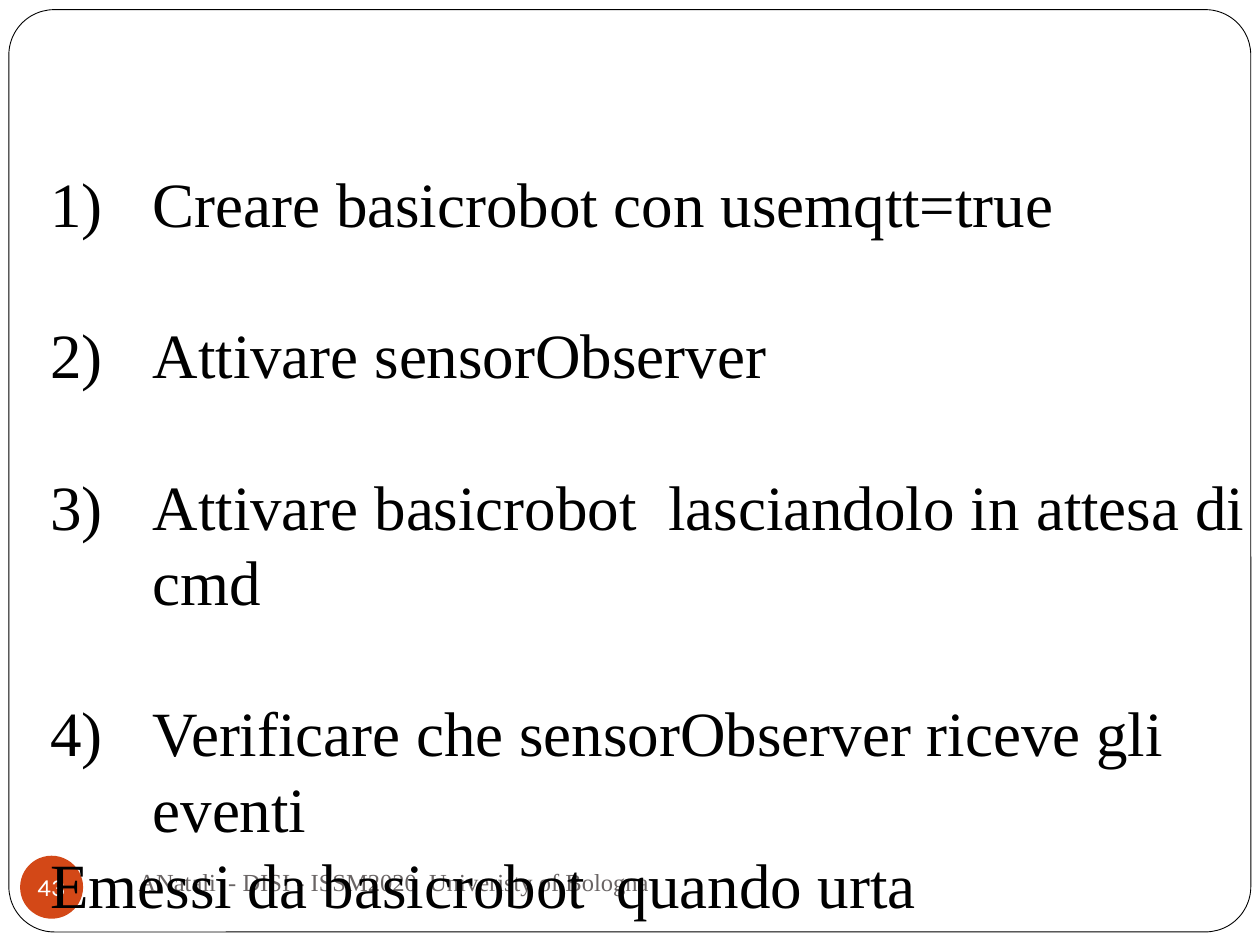
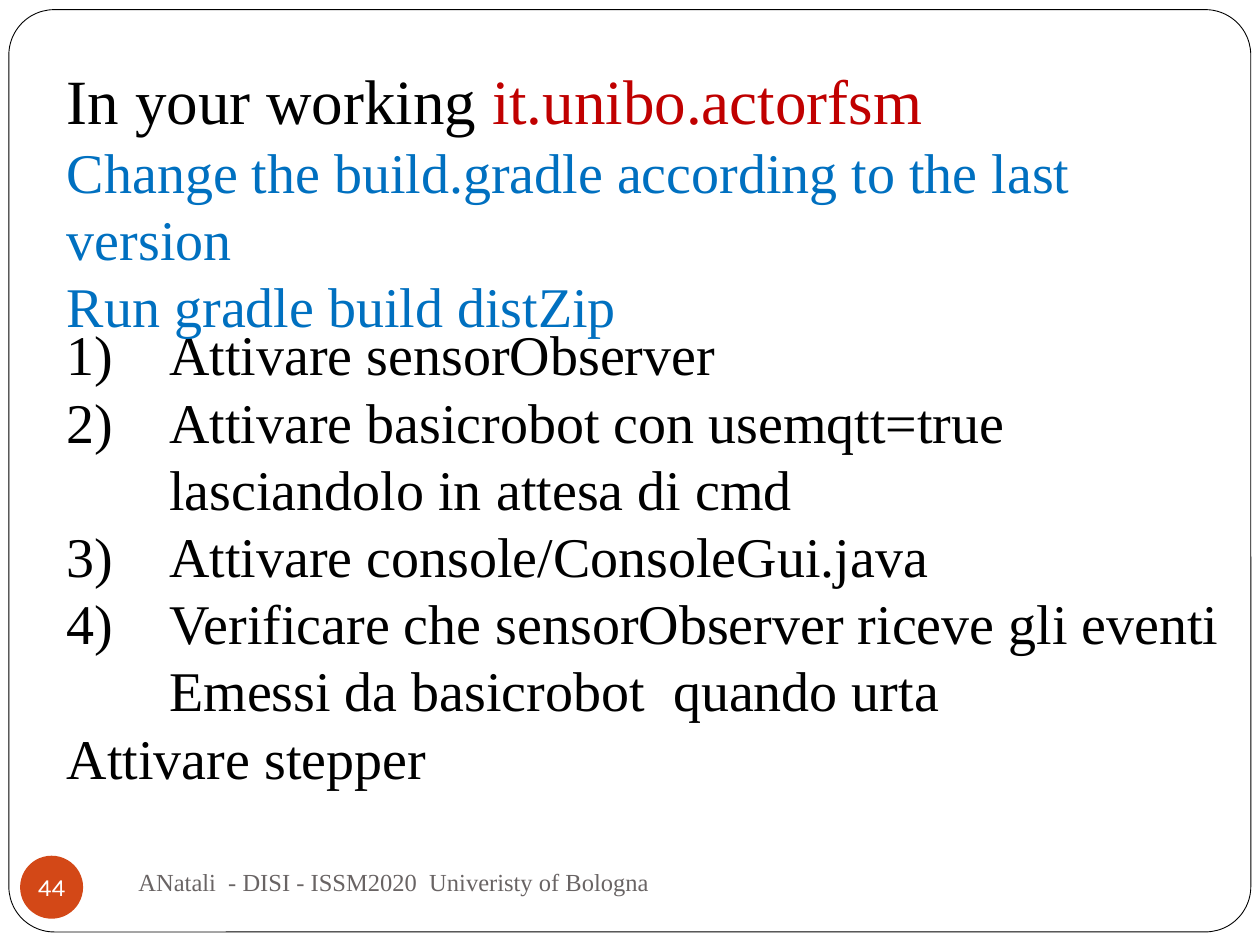
Before and after one commit to anatali/iss2020LabBo, a slide deck: slide 44 of it.unibo.issLabStart/userDocs/ISSM2020.pptx (slide 43 before the commit). Drawn at 1260x945 pixels with LibreOffice and Linux fonts; fonts in the diff are those of the drawing. Boxes give left, top, right and bottom in pixels: in the first picture for what was removed or moved away, otherwise in the second. Text is boxed around its words. In the diff, an @@ line names an element or a change of style, - is before the commit and + after.

```diff
--- a/it.unibo.issLabStart/userDocs/ISSM2020.pptx
+++ b/it.unibo.issLabStart/userDocs/ISSM2020.pptx
@@ text added at box(67, 79, 1070, 338), 32 pt, text #0070C0 @@
+In your working it.unibo.actorfsm
+Change the build.gradle according to the last version
+Run gradle build distZip
@@ text at box(153, 183, 1054, 240): paragraph removed @@
-1) Creare basicrobot con usemqtt=true
@@ text "Attivare sensorObserver": place and size @@
-text "Attivare sensorObserver" at box(50, 183, 1244, 920)
+text "Attivare sensorObserver" at box(67, 332, 1219, 789)
@@ text at box(169, 332, 715, 376): size 36 to 32 pt in "Attivare sensorObserver" @@
@@ text at box(67, 404, 1219, 789): text changed; size 36 to 32 pt @@
-3) Attivare basicrobot lasciandolo in attesa di cmd
-4) Verificare che sensorObserver riceve gli eventi
-Emessi da basicrobot quando urta
+2) Attivare basicrobot con usemqtt=true lasciandolo in attesa di cmd
+3) Attivare console/ConsoleGui.java
+4) Verificare che sensorObserver riceve gli eventi Emessi da basicrobot quando urta
+Attivare stepper
@@ page number at box(38, 880, 65, 896): text changed @@
-43
+44
```
Also in this commit, not shown: 3 other slides changed, 1 slide added, 26 other files.
